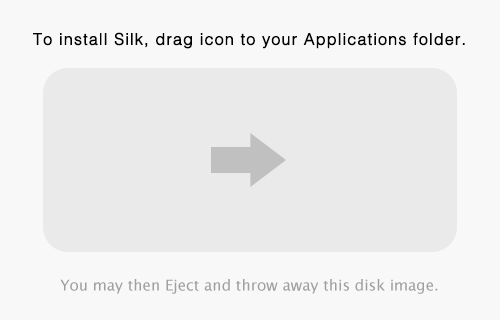
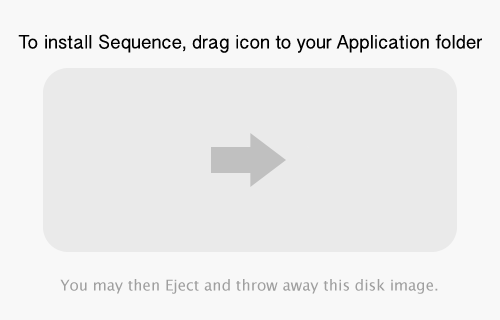
Before/after of a w=500, h=320 layered artwork. What changed in the layer stack:
added layer "To install Sequence, drag icon to your Application folder" above "Layer 0" over [left=18, top=34, right=482, bottom=53]
painted on "Layer 0" over [left=33, top=32, right=465, bottom=49]
